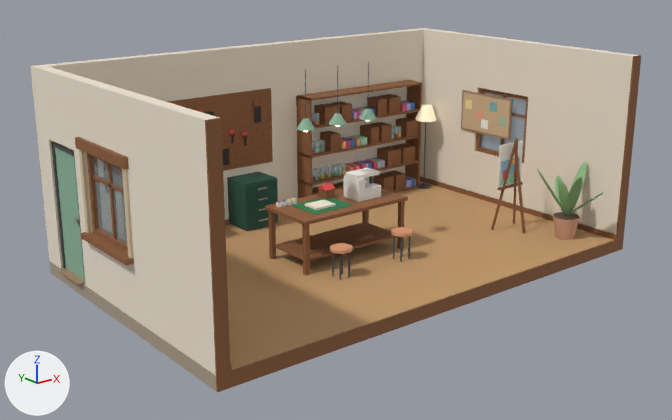
An edit to the glTF model assets/map-workshop.glb, drawn before and after from the same camera.
Before and after are seen from a 50 mm lens placed at (-5.4, -9.15, 5.45), pointed at (3.96, 2.55, 0.78). Arrows for +X, +Y and +Z are at lower left; the lights stay in place. The older version comes first. Where no turn or scale is listed for an object, it has been applied to the vertices. Vertices at exactly the same position are counted once.

In view in the first picture: 'Craft_Table', 'Door_Entrance', 'Door_Entrance_Leaf', 'Easel', 'Floor_Slab', 'Material_Shelf', 'Pendant_Bar_1', 'Pendant_Bar_2', 'Pendant_Bar_3', 'Pinboard', 'Plan_Chest', 'Plant_Living', 'Tool_Wall', 'Walls', 'Windows_Glass', 'Workbench_Stool_0', 'Workbench_Stool_1' and 5 more.
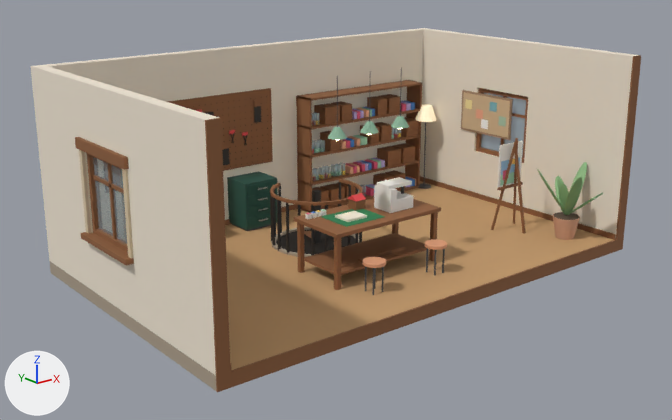
Patch to the scene script:
```diff
--- a/assets/map-workshop.glb.py
+++ b/assets/map-workshop.glb.py
@@ mat_m_interior_dark @@
+mat_m_interior_dark = principled_material('M_Interior_Dark')
+mat_m_interior_dark.base_color = (0.0168, 0.0123, 0.00913)  # black #231d18
+mat_m_interior_dark.roughness = 1.0
@@ me_walls @@
 # used by ob_walls; location = (0.0, 0.0, 0.0)
-me_walls.from_pydata(...)  # 440 vertices, 480 faces; spans x -0.12..8.62, y -0.03..5.25, z -0.22..3.25
+me_walls.from_pydata(...)  # 388 vertices, 420 faces; spans x -0.12..8.62, y -0.03..5.25, z -0.22..3.25
+# me_walls part 1
+# 48 vertices are removed from x 0.0..0.23, y 0.0..5.05, z 0.0..3.25
+# 86 faces are deleted
+# 16 new faces join them, mat_l2_wall_plaster (pale yellow #efe4d2)
+# 4 new faces join them, mat_stylized_concrete (beige #e9dcc3)
+# 8 new faces join them, mat_l2_baseboard (brown #8e5e3a)
+# other edits to the shape of me_walls do not show in these pictures
 me_walls.materials.append(mat_l2_wall_plaster)
@@ me_craft_table @@
 # used by ob_craft_table; location = (0.0, 0.0, 0.0)
-me_craft_table.from_pydata(...)  # 287 vertices, 320 faces; spans x 2.9..5.1, y 2.0..3.1, z 0.0..1.36
+me_craft_table.from_pydata(...)  # 287 vertices, 320 faces; spans x 2.9..5.1, y 1.2..2.3, z 0.0..1.36
+# me_craft_table part 2: the whole mesh is moved by (0.0, -0.8, 0.0)
 me_craft_table.materials.append(mat_stylized__wood)
@@ me_stairwell_down @@
+me_stairwell_down.from_pydata(...)  # 716 vertices, 774 faces; spans x 3.25..4.85, y 2.4..4.0, z -0.18..0.98
+# faces by material slot: [26, 336, 216, 196]
+me_stairwell_down.materials.append(mat_m_interior_dark)  # black #231d18
+me_stairwell_down.materials.append(mat_m_stone_warmgrey)  # beige #a99b88
+me_stairwell_down.materials.append(mat_m_fence_metal)  # black #262220
+me_stairwell_down.materials.append(mat_stylized__wood)  # brown #8e5e3a
@@ ob_workbench_stool_0 @@
 ob_workbench_stool_0 = bpy.data.objects.new('Workbench_Stool_0', me_gd_workbench_stool_merged)
-ob_workbench_stool_0.location = (3.35, 1.65, 0.0)
+ob_workbench_stool_0.location = (3.35, 0.85, 0.0)
@@ ob_workbench_stool_1 @@
 ob_workbench_stool_1 = bpy.data.objects.new('Workbench_Stool_1', me_gd_workbench_stool_merged_001)
-ob_workbench_stool_1.location = (4.65, 1.65, 0.0)
+ob_workbench_stool_1.location = (4.65, 0.85, 0.0)
@@ ob_pendant_bar_1 @@
 ob_pendant_bar_1 = bpy.data.objects.new('Pendant_Bar_1', me_gd_pendant_bar_1_merged)
-ob_pendant_bar_1.location = (3.35, 2.55, 0.3)
+ob_pendant_bar_1.location = (3.35, 1.75, 0.3)
@@ ob_pendant_bar_2 @@
 ob_pendant_bar_2 = bpy.data.objects.new('Pendant_Bar_2', me_gd_pendant_bar_2_merged)
-ob_pendant_bar_2.location = (4.0, 2.55, 0.3)
+ob_pendant_bar_2.location = (4.0, 1.75, 0.3)
@@ ob_pendant_bar_3 @@
 ob_pendant_bar_3 = bpy.data.objects.new('Pendant_Bar_3', me_gd_pendant_bar_3_merged)
-ob_pendant_bar_3.location = (4.65, 2.55, 0.3)
+ob_pendant_bar_3.location = (4.65, 1.75, 0.3)
@@ ob_door_entrance @@
-ob_door_entrance = bpy.data.objects.new('Door_Entrance', me_gd_door_entrance_merged)
-ob_door_entrance.location = (10.0, 9.2, -3.08)
@@ ob_door_entrance_leaf @@
-ob_door_entrance_leaf = bpy.data.objects.new('Door_Entrance_Leaf', me_gd_door_entrance_leaf_merged)
-ob_door_entrance_leaf.location = (0.15, 3.91, 0.02)
@@ ob_stairwell_down @@
+ob_stairwell_down = bpy.data.objects.new('Stairwell_Down', me_stairwell_down)
+ob_stairwell_down.location = (0.0, 0.0, 0.0)
```

Pixel boxes [x1, y1, x2, y2] of what changed, in the pictures (672 x 420 px):
'Craft_Table', moved: before [265, 168, 408, 275]; after [294, 177, 441, 290]
'Stairwell_Down', added: after [270, 179, 362, 257]
'Door_Entrance_Leaf', deleted: before [55, 147, 85, 281]
'Workbench_Stool_0', moved: before [330, 243, 353, 280]; after [363, 257, 386, 295]
'Door_Entrance', deleted: before [51, 142, 85, 286]
'Workbench_Stool_1', moved: before [391, 227, 413, 262]; after [424, 239, 447, 275]
'Pendant_Bar_1', moved: before [297, 69, 315, 132]; after [328, 76, 347, 141]
'Pendant_Bar_2', moved: before [329, 65, 347, 127]; after [360, 71, 379, 135]
'Pendant_Bar_3', moved: before [359, 62, 377, 121]; after [391, 67, 409, 129]
part 1 of me_walls, built on: [36, 68, 213, 305] in both
